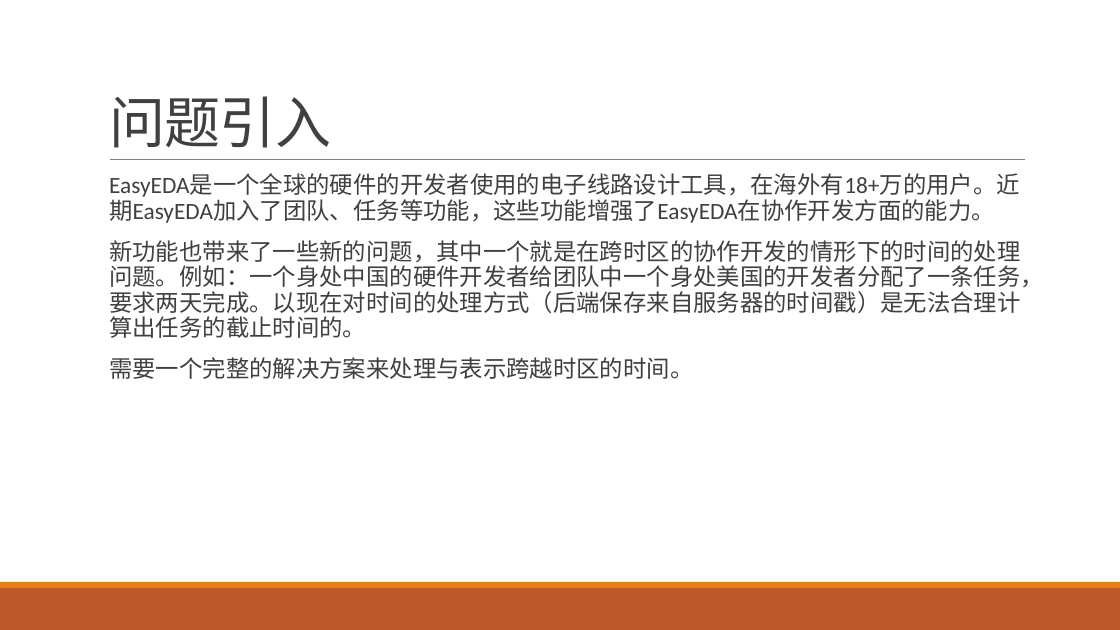
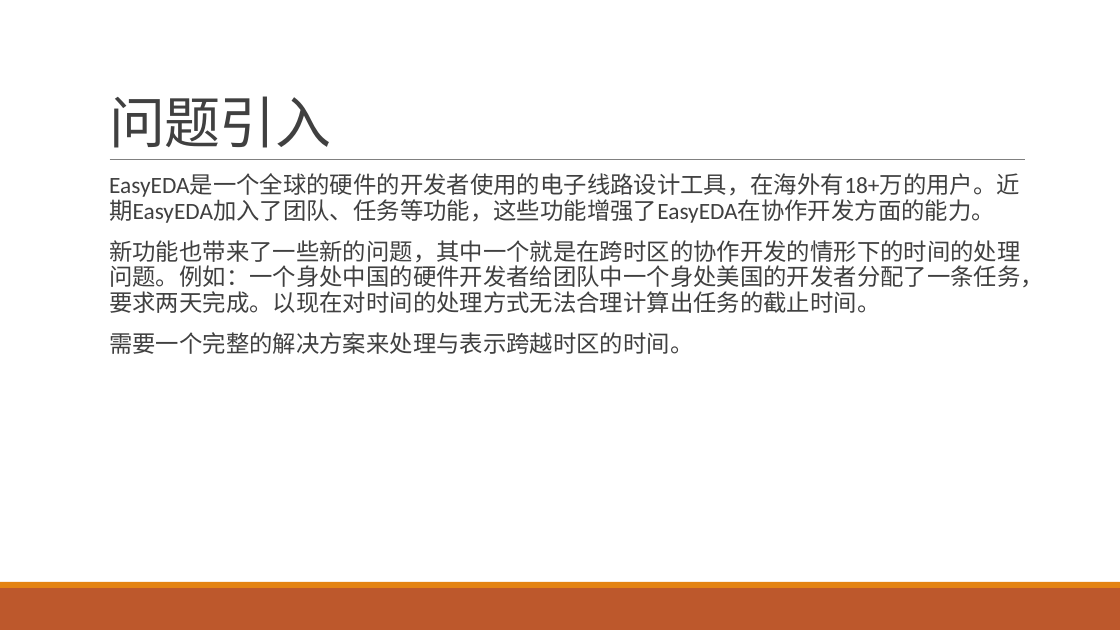
Before and after one commit to qidaneix/moment-research, a slide deck: slide 2 of 跨时区.pptx. Drawn at 1120x630 pixels with LibreOffice and Linux fonts; fonts in the diff are those of the drawing. Boxes give left, top, right and bottom in pixels: in the first picture for what was removed or moved away, otherwise in the second. Text is boxed around its words. In the diff, an @@ line names an element or a change of style, - is before the commit and + after.

```diff
--- a/跨时区.pptx
+++ b/跨时区.pptx
@@ text at (109,240,1044,313): text changed @@
-  新功能也带来了一些新的问题，其中一个就是在跨时区的协作开发的情形下的时间的处理问题。例如：一个身处中国的硬件开发者给团队中一个身处美国的开发者分配了一条任务，要求两天完成。以现在对时间的处理方式（后端保存来自服务器的时间戳）是无法合理计算出任务的截止时间的。
+  新功能也带来了一些新的问题，其中一个就是在跨时区的协作开发的情形下的时间的处理问题。例如：一个身处中国的硬件开发者给团队中一个身处美国的开发者分配了一条任务，要求两天完成。以现在对时间的处理方式无法合理计算出任务的截止时间。
```
Also in this commit, not shown: 7 other slides changed, 1 other file.
